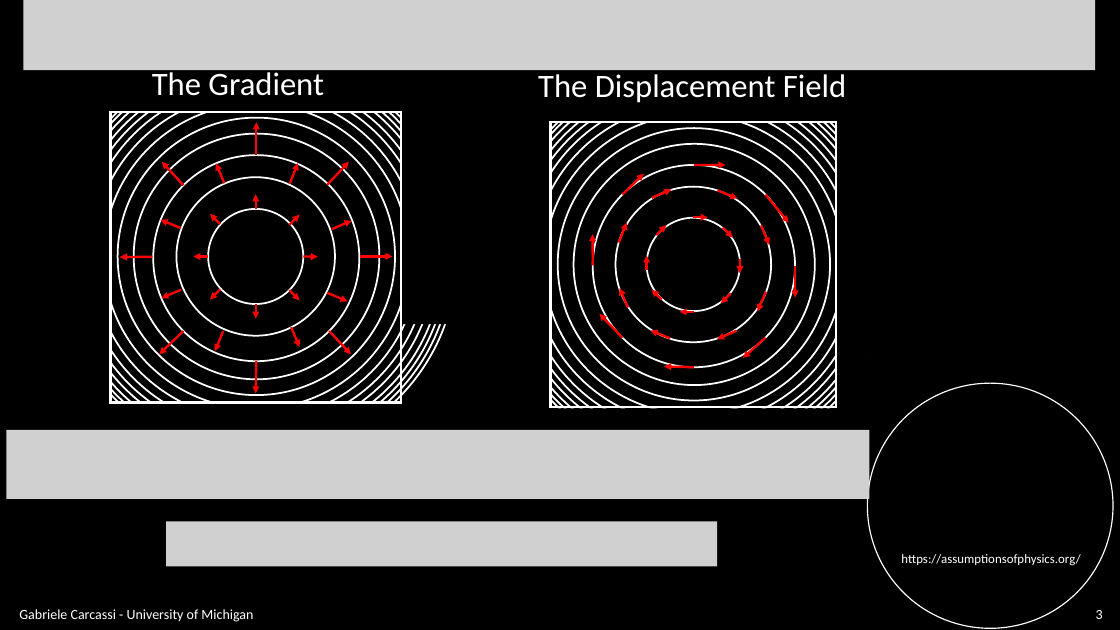
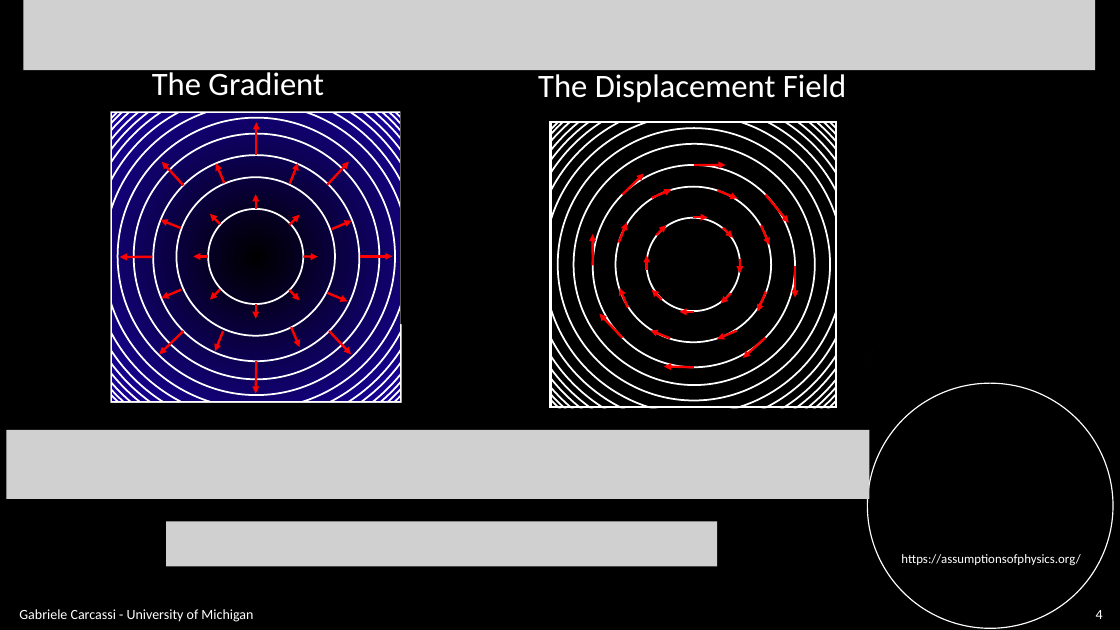
Before and after one commit to assumptionsofphysics/slides, a slide deck: slide 4 of BookCompanions-v2/RP-Class-3.pptx (slide 3 before the commit). Drawn at 1120x630 pixels with LibreOffice and Linux fonts; fonts in the diff are those of the drawing; grey boxes stand for pictures; background and template pictures are left out. Boxes give left, top, right and bottom in pixels: in the first picture for what was removed or moved away, otherwise in the second. Text is boxed around its words. In the diff, an @@ line names an element or a change of style, - is before the commit and + after.

```diff
--- a/BookCompanions-v2/RP-Class-3.pptx
+++ b/BookCompanions-v2/RP-Class-3.pptx
@@ rectangle at (111,112,402,402): fill none to gradient #000000 to #1801A1 @@
@@ rectangle added at (402,100,474,405), fill #000000 @@
@@ page number at (1096,610,1103,619): text changed @@
-3
+4
```
Also in this commit, not shown: 1 slide added, 2 other files.
